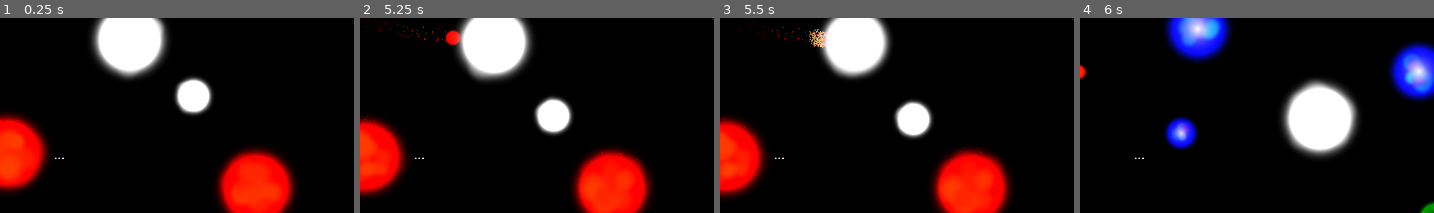
Above: before the commit, frames 1-4 (left to right).
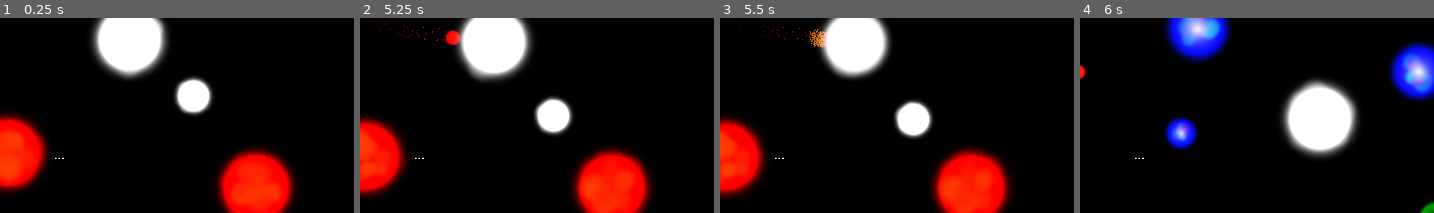
Above: after the commit, the same moments.

Repository: Dark-Gran/Spirit-Circles
Game: Godot game, scene res://src/Main.tscn
Two runs of this game, one before a commit and one after it. Both use one fixed random seed, a clock stepped at 60 frames per second and the inputs below.
Inputs (mouse positions are % of the whole screen's width and height, from its top left):
- Up to frame 1 (0.25 s): no input
- Up to frame 2 (5.25 s): move the mouse to (73, 42) at 0.52 s; hold Right (ui_right) 0.53-1.28 s; tap Space (ui_accept) at 0.77, 1.52, 3.02, 3.77, 4.52 s; move the mouse to (26, 53) at 1.27 s; hold Left (ui_left) 1.28-2.03 s; move the mouse to (60, 22) at 2.02 s; hold Right (ui_right) 2.03-3.53 s; move the mouse to (43, 70) at 2.77 s; move the mouse to (82, 65) at 3.52 s; hold Left (ui_left) from 3.53 s (still down); move the mouse to (15, 30) at 4.27 s; move the mouse to (54, 47) at 5.02 s
- Up to frame 3 (5.5 s): keep holding Left (ui_left)
- Up to frame 4 (6 s): move the mouse to (31, 19) at 5.77 s; release Left (ui_left) at 5.78 s; hold Right (ui_right) from 5.78 s (still down)
The pictures show only the part of the screen within x 40-90%, y 41-91%; the shares and areas given below are measured in that part.

Frames 1-2 are identical in both runs. In frame 3, 0.2% of the frame differs, in the area x 25-30%, y 5-16%; in frame 4, nothing differs.

Commit message:
split effects update

Diff:
--- a/src/world/Circle.tscn
+++ b/src/world/Circle.tscn
@@ -1,33 +1,10 @@
-[gd_scene load_steps=11 format=2]
+[gd_scene load_steps=8 format=2]
 
 [ext_resource path="res://src/world/Circle.gd" type="Script" id=1]
 [ext_resource path="res://assets/circle.png" type="Texture" id=2]
 [ext_resource path="res://assets/circle_blur_shader.gdshader" type="Shader" id=3]
 [ext_resource path="res://src/world/circle_effects/Split.tscn" type="PackedScene" id=4]
 [ext_resource path="res://assets/ray_arrow.png" type="Texture" id=5]
-
-[sub_resource type="Gradient" id=1]
-colors = PoolColorArray( 1, 1, 1, 1, 1, 1, 1, 0 )
-
-[sub_resource type="GradientTexture" id=2]
-gradient = SubResource( 1 )
-
-[sub_resource type="ParticlesMaterial" id=3]
-emission_shape = 1
-emission_sphere_radius = 10.0
-flag_disable_z = true
-direction = Vector3( 0, 0, 0 )
-spread = 75.0
-gravity = Vector3( 0, 0, 0 )
-initial_velocity = 40.0
-initial_velocity_random = 0.74
-orbit_velocity = 0.0
-orbit_velocity_random = 0.0
-damping = 40.0
-scale = 0.1
-color_ramp = SubResource( 2 )
-hue_variation = 0.21
-hue_variation_random = 0.31
 
 [sub_resource type="ShaderMaterial" id=4]
 shader = ExtResource( 3 )
@@ -43,7 +20,7 @@
 script = ExtResource( 1 )
 
 [node name="SplitParticles" parent="." instance=ExtResource( 4 )]
-process_material = SubResource( 3 )
+emitting = false
 
 [node name="Sprite" type="Sprite" parent="."]
 material = SubResource( 4 )
--- a/src/world/circle_effects/Split.tscn
+++ b/src/world/circle_effects/Split.tscn
@@ -3,9 +3,9 @@
 [ext_resource path="res://assets/little_white_64.png" type="Texture" id=1]
 
 [sub_resource type="Gradient" id=1]
-colors = PoolColorArray( 1, 1, 1, 1, 1, 1, 1, 0 )
+colors = PoolColorArray( 1, 0.584314, 0, 1, 1, 0.584314, 0, 0 )
 
-[sub_resource type="GradientTexture" id=4]
+[sub_resource type="GradientTexture" id=2]
 gradient = SubResource( 1 )
 
 [sub_resource type="ParticlesMaterial" id=3]
@@ -21,13 +21,12 @@
 orbit_velocity_random = 0.0
 damping = 40.0
 scale = 0.1
-color_ramp = SubResource( 4 )
-hue_variation = 0.21
-hue_variation_random = 0.31
+color_ramp = SubResource( 2 )
+hue_variation = -0.08
+hue_variation_random = 0.55
 
 [node name="SplitParticles" type="Particles2D"]
 z_index = -1
-emitting = false
 amount = 1024
 lifetime = 0.5
 visibility_rect = Rect2( -100, -100, 200.014, 200 )
--- a/src/world/circle_effects/SplitByBeam.tscn
+++ b/src/world/circle_effects/SplitByBeam.tscn
@@ -3,7 +3,7 @@
 [ext_resource path="res://assets/little_white_64.png" type="Texture" id=1]
 
 [sub_resource type="Gradient" id=1]
-colors = PoolColorArray( 1, 1, 1, 1, 1, 1, 1, 0 )
+colors = PoolColorArray( 1, 0, 0, 1, 1, 0.494118, 0, 0 )
 
 [sub_resource type="GradientTexture" id=2]
 gradient = SubResource( 1 )
@@ -22,12 +22,13 @@
 damping = 40.0
 scale = 0.1
 color_ramp = SubResource( 2 )
-hue_variation = 0.21
-hue_variation_random = 0.31
+hue_variation = 0.08
+hue_variation_random = 1.0
 
 [node name="SplitParticles" type="Particles2D"]
 z_index = -1
 emitting = false
+amount = 16
 lifetime = 0.5
 one_shot = true
 visibility_rect = Rect2( -100, -100, 200.014, 200 )
